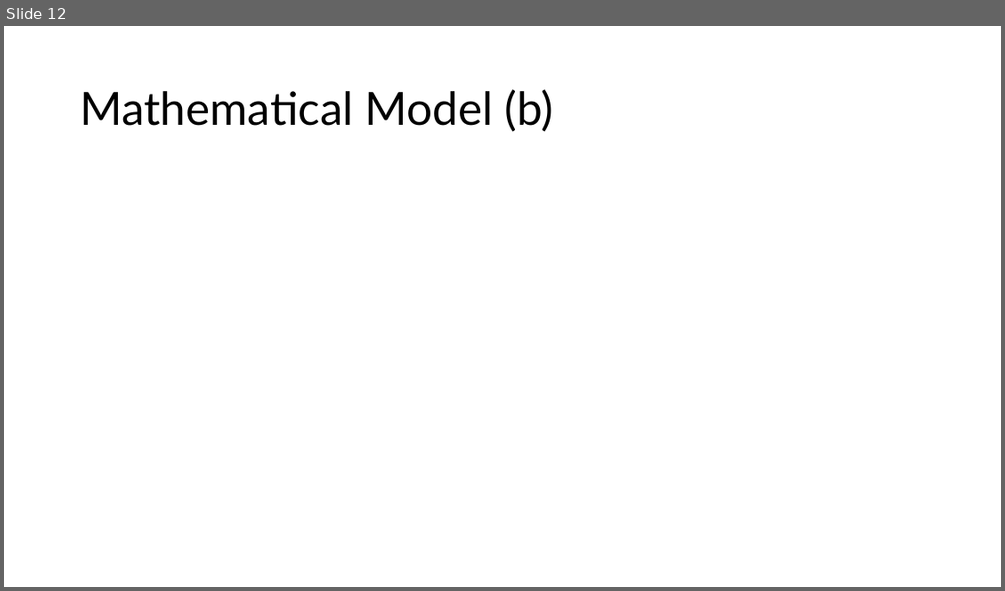
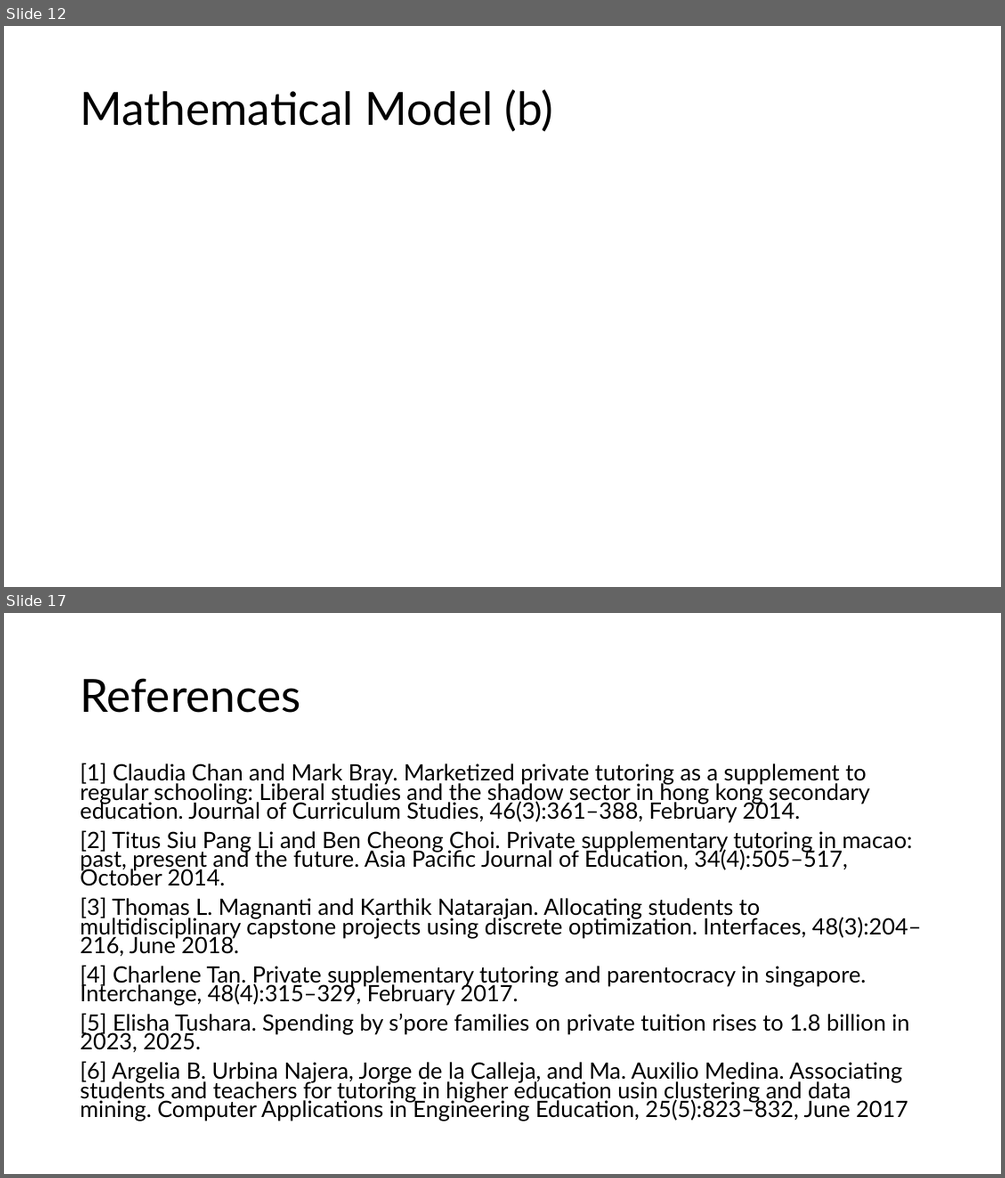
Before and after one commit to darrylteo/Technical-Test---Tutor-Student-Matching-Problem, a slide deck: test_presentation.pptx. Shown one above the other, each under a label of ours: slide 12 before the commit, slides 12 and 17 after it; the slides between them are not shown. The pictures are 1005x591 and 1005x1178 pixels, drawn with LibreOffice and Linux fonts; fonts in the diff are those of the drawing; grey boxes stand for pictures. Boxes give left, top, right and bottom in pixels: in the first picture for what was removed or moved away, otherwise in the second. Text is boxed around its words. In the diff, an @@ line names an element or a change of style, - is before the commit and + after.

Commit message:
add references

```diff
--- a/test_presentation.pptx
+++ b/test_presentation.pptx
@@ slide 17 added at [4,613,1001,1174], background #FFFFFF @@
@@ title added at [80,678,300,713], 44 pt, text #000000 @@
+References
@@ text added at [80,763,922,1120], 21.7 pt, text #000000 @@
+[1] Claudia Chan and Mark Bray. Marketized private tutoring as a supplement to regular schooling: Liberal studies and the shadow sector in hong kong secondary education. Journal of Curriculum Studies, 46(3):361–388, February 2014.
+[2] Titus Siu Pang Li and Ben Cheong Choi. Private supplementary tutoring in macao: past, present and the future. Asia Pacific Journal of Education, 34(4):505–517, October 2014.
+[3] Thomas L. Magnanti and Karthik Natarajan. Allocating students to multidisciplinary capstone projects using discrete optimization. Interfaces, 48(3):204–216, June 2018.
+[4] Charlene Tan. Private supplementary tutoring and parentocracy in singapore. Interchange, 48(4):315–329, February 2017.
+[5] Elisha Tushara. Spending by s’pore families on private tuition rises to 1.8 billion in 2023, 2025.
+[6] Argelia B. Urbina Najera, Jorge de la Calleja, and Ma. Auxilio Medina. Associating students and teachers for tutoring in higher education usin clustering and data mining. Computer Applications in Engineering Education, 25(5):823–832, June 2017
```
Also in this commit, not shown: 4 slides changed, 3 other slides added, 2 slides removed, 1 other file.
